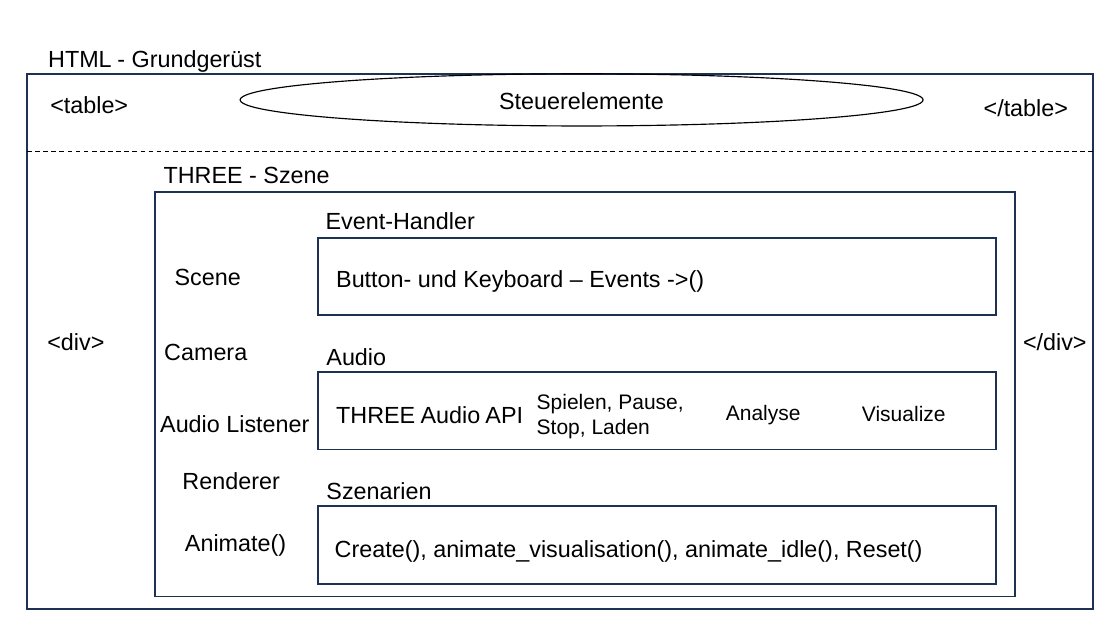
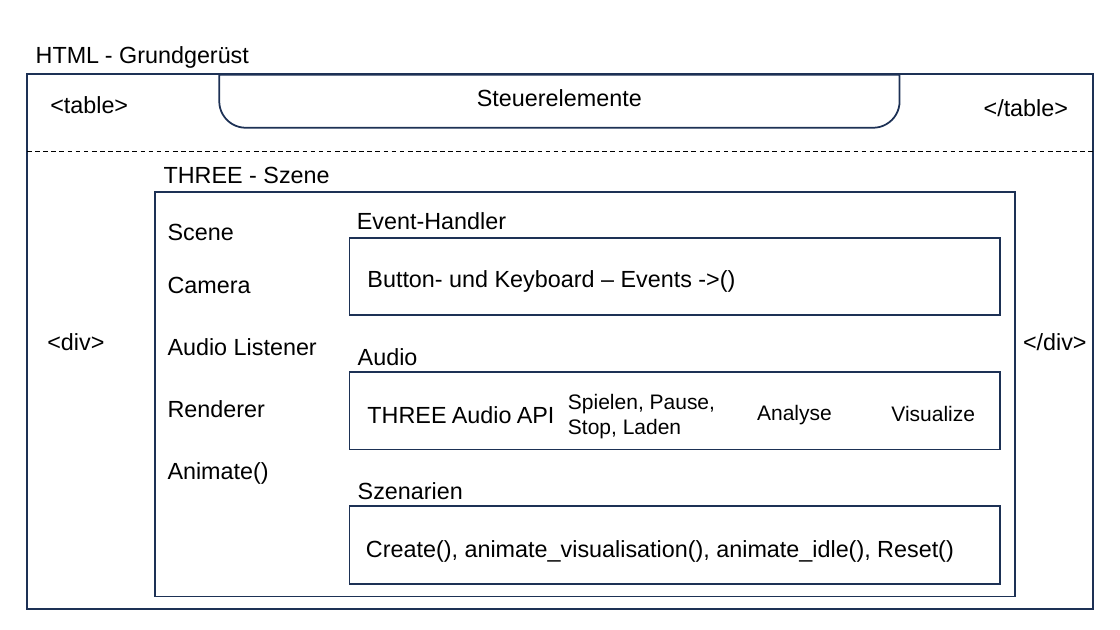
Before and after one commit to joseppe-ru/Music_Visualizer, a slide deck: slide 2 of Dokumentation/MuVi_UML.pptx. Drawn at 1120x630 pixels with LibreOffice and Linux fonts; fonts in the diff are those of the drawing. Boxes give left, top, right and bottom in pixels: in the first picture for what was removed or moved away, otherwise in the second. Text is boxed around its words. In the diff, an @@ line names an element or a change of style, - is before the commit and + after.

```diff
--- a/Dokumentation/MuVi_UML.pptx
+++ b/Dokumentation/MuVi_UML.pptx
@@ text "HTML - Grundgerüst": place and size @@
-text "HTML - Grundgerüst" at [48,50,262,72]
+text "HTML - Grundgerüst" at [36,46,249,68]
@@ round same rect "Steuerelemente": place and size @@
-round same rect "Steuerelemente" at [240,74,923,126]
+round same rect "Steuerelemente" at [219,75,900,128]
@@ round same rect "Steuerelemente" at [219,75,900,128]: ellipse to round same rect; outline #000000 1 pt to #1E3256 1.5 pt @@
@@ text "Scene": place and size @@
-text "Scene" at [175,268,241,286]
+text "Scene" at [168,223,234,241]
@@ rectangle: place and size @@
-rectangle at [318,238,996,315]
+rectangle at [350,238,1000,315]
@@ text "Camera": place and size @@
-text "Camera" at [164,343,247,361]
+text "Camera" at [168,276,251,294]
@@ text "Audio Listener": place and size @@
-text "Audio Listener" at [160,415,309,433]
+text "Audio Listener" at [168,338,317,356]
@@ rectangle: place and size @@
-rectangle at [318,372,996,450]
+rectangle at [350,372,1000,450]
@@ text "Renderer": place and size @@
-text "Renderer" at [182,472,279,490]
+text "Renderer" at [168,400,265,418]
@@ 7 texts: place and size @@
-7 texts at [326,212,923,562]
+7 texts at [357,212,954,562]
@@ text "Analyse": place and size @@
-text "Analyse" at [726,404,801,425]
+text "Analyse" at [757,404,832,425]
@@ text "Visualize": place and size @@
-text "Visualize" at [862,405,946,422]
+text "Visualize" at [891,405,975,422]
@@ text "Animate()": place and size @@
-text "Animate()" at [185,534,286,556]
+text "Animate()" at [168,462,269,484]
@@ rectangle: place and size @@
-rectangle at [318,507,996,584]
+rectangle at [350,507,1000,584]
```
Also in this commit, not shown: 1 other slide changed, 2 other files.
